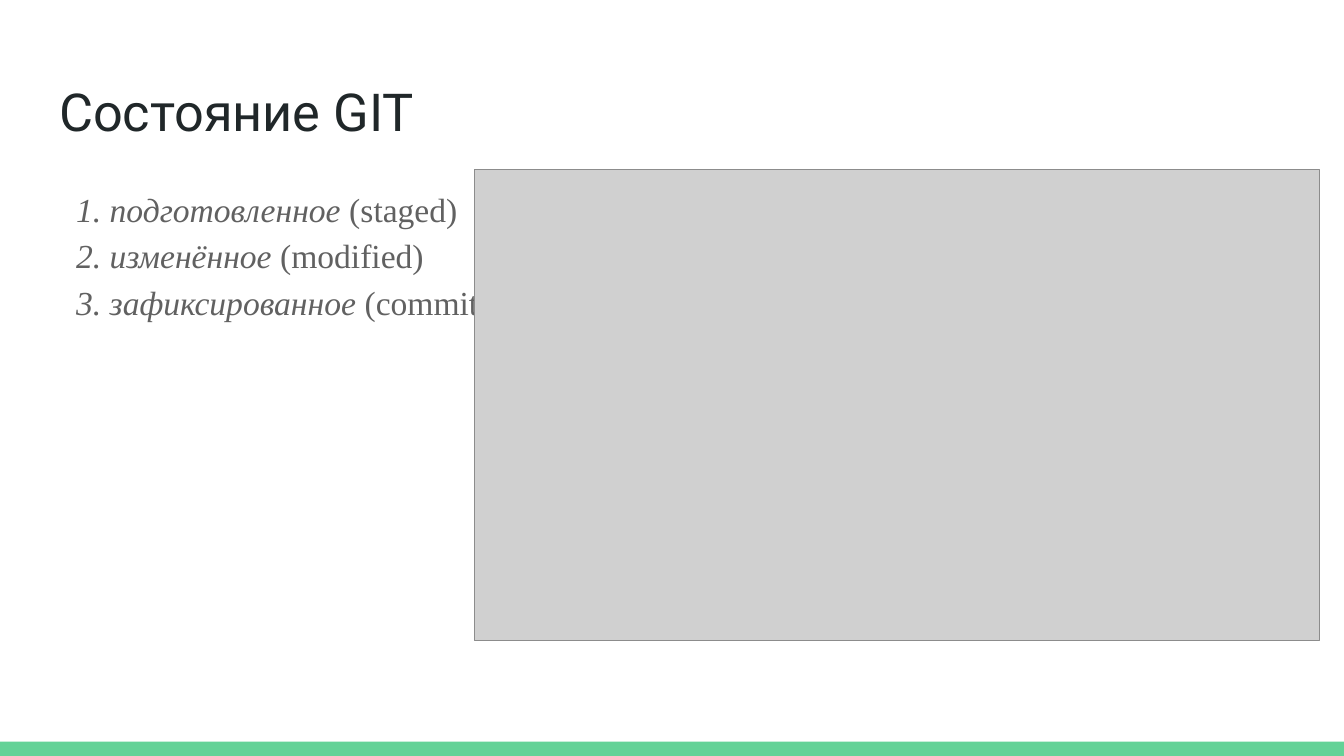
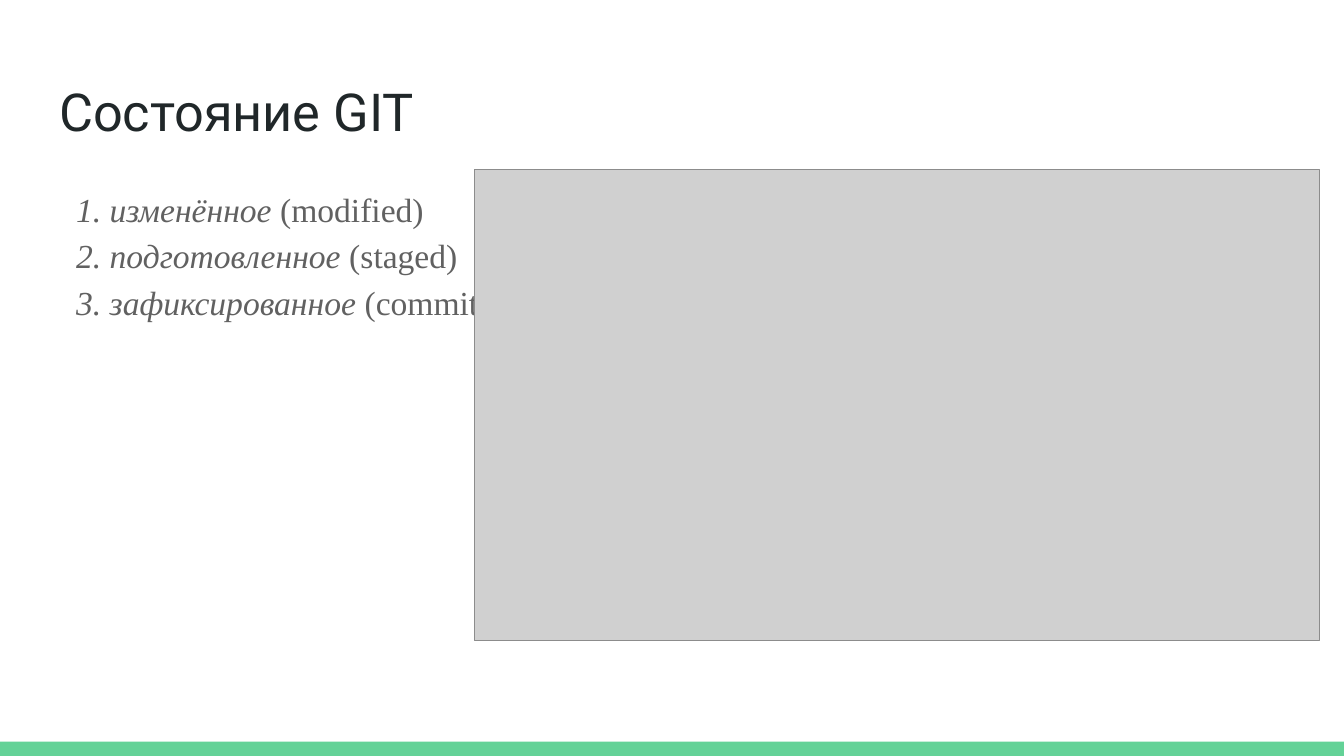
Before and after one commit to Homln/Python, a slide deck: slide 9 of 02.GIT.Homitsevich.pptx. Drawn at 1344x756 pixels with LibreOffice and Linux fonts; fonts in the diff are those of the drawing; grey boxes stand for pictures. Boxes give left, top, right and bottom in pixels: in the first picture for what was removed or moved away, otherwise in the second. Text is boxed around its words. In the diff, an @@ line names an element or a change of style, - is before the commit and + after.

```diff
--- a/02.GIT.Homitsevich.pptx
+++ b/02.GIT.Homitsevich.pptx
@@ text at <box>76,198,457,275</box>: text changed @@
-1. подготовленное (staged)
-2. изменённое (modified)
+1. изменённое (modified)
+2. подготовленное (staged)
```
Also in this commit, not shown: 1 slide added, 1 other file.
